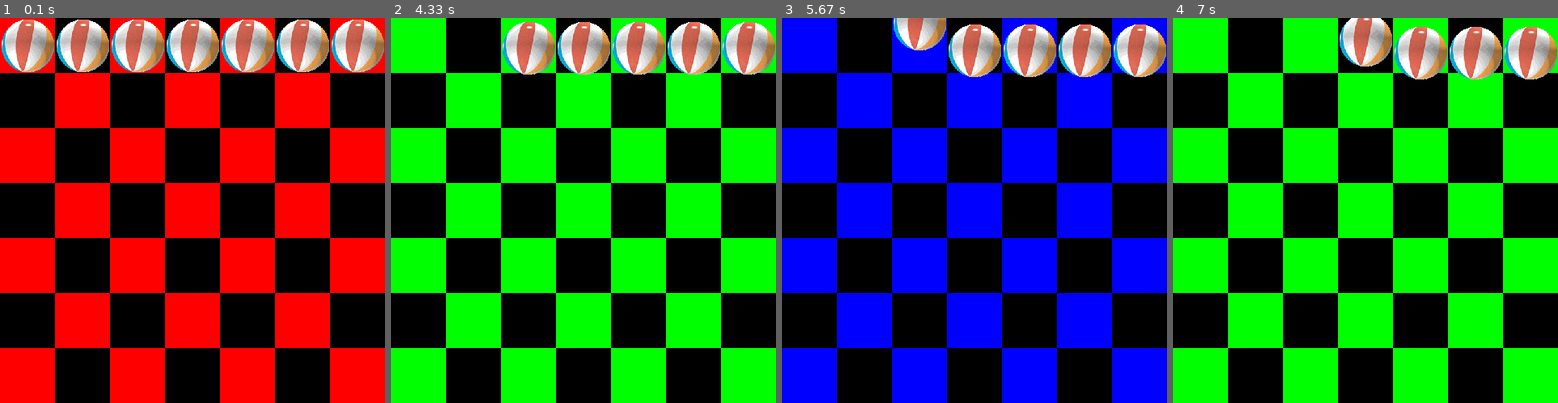
Above: before the commit, frames 1-4 (left to right).
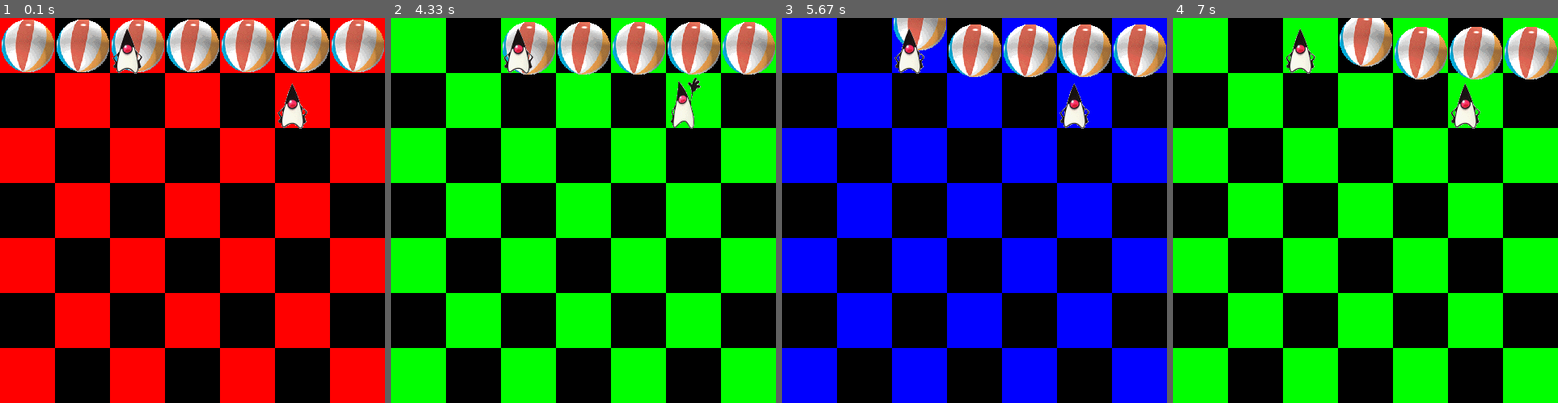
Above: after the commit, the same moments.

Repository: maorjuela73/talleresknuth_pygame
Game: pygame game, started from ejemplo4_1.py
Same seed, same stepped clock (60 frames per second), same inputs: the game is played once before the commit and once after it.
Inputs (mouse positions are in pixels of both pictures, inside the frame that each line leads up to):
- Up to frame 1 (0.1 s): no input
- Up to frame 2 (4.33 s): click (583, 210) at 0.38 s; click (722, 102) at 0.72 s; click (417, 44) at 1.05 s; click (483, 68) at 1.38 s; click (417, 41) at 1.72 s; click (417, 37) at 2.05 s; click (417, 29) at 2.38 s; tap B at 2.67 s; click (471, 33) at 3.05 s; click (471, 29) at 3.38 s; tap G at 3.67 s; click (668, 114) at 4.05 s
- Up to frame 3 (5.67 s): tap B at 4.33 s; click (920, 48) at 4.72 s; click (920, 44) at 5.05 s; click (920, 41) at 5.38 s
- Up to frame 4 (7 s): click (1311, 33) at 5.72 s; tap G at 6 s; click (1365, 52) at 6.38 s; click (1365, 48) at 6.72 s

The runs differ from the first frame. In frame 1, 0.9% of the frame differs, in the area x 29-80%, y 2-29%; in frame 2, 0.9%; in frame 3, 1.0%; in frame 4, 1.0%.

Commit message:
Duke class completa

Diff:
--- a/ejemplo4_1.py
+++ b/ejemplo4_1.py
@@ -47,19 +47,31 @@
     def __init__(self, img, target_posn):
         self.image = img
         self.posn = target_posn
+        self.anim_frame_count = 0
+        self.curr_patch_num = 0
 
     def update(self):
-        return
+        if self.anim_frame_count > 0:
+            self.anim_frame_count = (self.anim_frame_count + 1 ) % 60
+            self.curr_patch_num = self.anim_frame_count // 6
 
     def draw(self, target_surface):
-        return
+        patch_rect = (self.curr_patch_num * 50, 0,
+                50, self.image.get_height())
+        target_surface.blit(self.image, self.posn, patch_rect)
 
     def handle_click(self):
-        return
+        if self.anim_frame_count == 0:
+            self.anim_frame_count = 5
 
     def contains_point(self, pt):
-        # Use code from QueenSprite here
-        return
+         """ Return True if my sprite rectangle contains  pt """
+         (my_x, my_y) = self.posn
+         my_width = self.image.get_width()
+         my_height = self.image.get_height()
+         (x, y) = pt
+         return ( x >= my_x and x < my_x + my_width and
+                  y >= my_y and y < my_y + my_height)
 
 def draw_board(the_board):
     """ Draw a chess board with queens, as determined by the the_board. """
